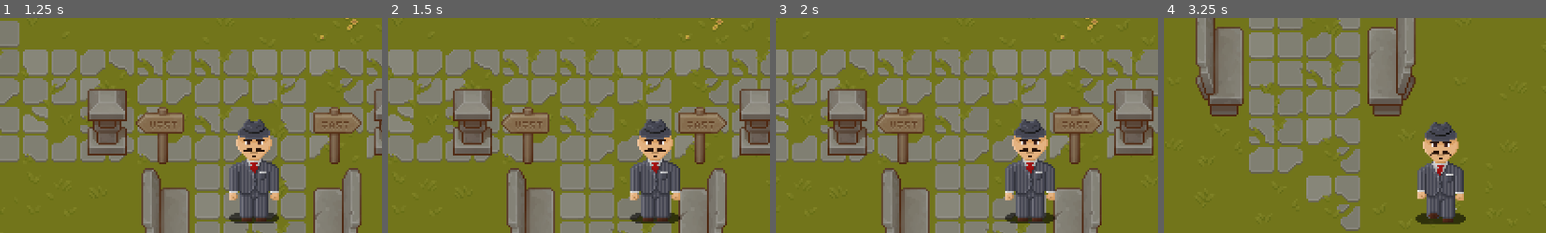
Above: before the commit, frames 1-4 (left to right).
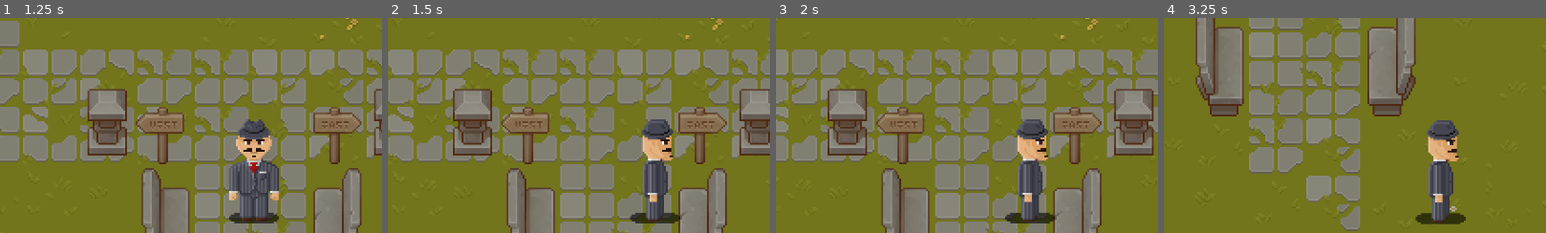
Above: after the commit, the same moments.

Repository: Goldstar32/TMMGame
Game: Godot game, scene res://Scenes/Menus/main_menu.tscn
Same seed, same stepped clock (60 frames per second), same inputs: the game is played once before the commit and once after it.
Inputs:
- Up to frame 1 (1.25 s): click "Start Game" at 0.5 s
- Up to frame 2 (1.5 s): hold D (right) from 1.28 s (still down)
- Up to frame 3 (2 s): keep holding D (right)
- Up to frame 4 (3.25 s): release D (right) at 2.03 s; hold S (down) 2.03-2.78 s; hold D (right) from 2.78 s (still down)
The pictures show only the part of the screen within x 17-67%, y 16-66%; the shares and areas given below are measured in that part.

Frame 1 is identical in both runs. In frame 2, 2.9% of the frame differs, in the area x 63-77%, y 47-95%; in frame 3, 2.8%; in frame 4, 2.8%.

Commit message:
Added idle_right animation

Diff:
--- a/Scenes/Testing/player.tscn
+++ b/Scenes/Testing/player.tscn
@@ -32,6 +32,22 @@
 "transitions": PackedFloat32Array(1),
 "update": 1,
 "values": [Vector2i(0, 0)]
+}
+
+[sub_resource type="Animation" id="Animation_b6uwf"]
+resource_name = "idle_up"
+length = 0.1
+tracks/0/type = "value"
+tracks/0/imported = false
+tracks/0/enabled = true
+tracks/0/path = NodePath("Sprite2D:frame_coords")
+tracks/0/interp = 1
+tracks/0/loop_wrap = true
+tracks/0/keys = {
+"times": PackedFloat32Array(0),
+"transitions": PackedFloat32Array(1),
+"update": 1,
+"values": [Vector2i(0, 1)]
 }
 
 [sub_resource type="Animation" id="Animation_cpij6"]
@@ -68,8 +84,8 @@
 "values": [Vector2i(0, 1), Vector2i(2, 1), Vector2i(3, 1), Vector2i(4, 1), Vector2i(5, 1), Vector2i(6, 1), Vector2i(7, 1)]
 }
 
-[sub_resource type="Animation" id="Animation_b6uwf"]
-resource_name = "idle_up"
+[sub_resource type="Animation" id="Animation_4w3mo"]
+resource_name = "idle_right"
 length = 0.1
 tracks/0/type = "value"
 tracks/0/imported = false
@@ -81,15 +97,34 @@
 "times": PackedFloat32Array(0),
 "transitions": PackedFloat32Array(1),
 "update": 1,
-"values": [Vector2i(0, 1)]
+"values": [Vector2i(0, 2)]
+}
+
+[sub_resource type="Animation" id="Animation_ogdj3"]
+resource_name = "walk_right"
+length = 0.7
+loop_mode = 1
+tracks/0/type = "value"
+tracks/0/imported = false
+tracks/0/enabled = true
+tracks/0/path = NodePath("Sprite2D:frame_coords")
+tracks/0/interp = 1
+tracks/0/loop_wrap = true
+tracks/0/keys = {
+"times": PackedFloat32Array(0),
+"transitions": PackedFloat32Array(1),
+"update": 1,
+"values": [Vector2i(0, 2)]
 }
 
 [sub_resource type="AnimationLibrary" id="AnimationLibrary_fh44g"]
 _data = {
 "RESET": SubResource("Animation_4wquc"),
 "idle_down": SubResource("Animation_uh3vl"),
+"idle_right": SubResource("Animation_4w3mo"),
 "idle_up": SubResource("Animation_b6uwf"),
 "walk_down": SubResource("Animation_cpij6"),
+"walk_right": SubResource("Animation_ogdj3"),
 "walk_up": SubResource("Animation_ftpnl")
 }
 
@@ -106,7 +141,7 @@
 texture = ExtResource("1_330hy")
 offset = Vector2(0, -32)
 hframes = 8
-vframes = 2
+vframes = 4
 
 [node name="AnimationPlayer" type="AnimationPlayer" parent="."]
 libraries = {
--- a/Scripts/Player/player.gd
+++ b/Scripts/Player/player.gd
@@ -15,7 +15,7 @@
 	else:
 		if velocity.y > 0: direction = "down"
 		elif velocity.x < 0: direction = "down" # actually left
-		elif velocity.x > 0: direction = "down" # actually right
+		elif velocity.x > 0: direction = "right"
 		elif velocity.y < 0: direction = "up"
 
 		animations.play("walk_" + direction)
Binary file changed: Assets/sprites/character-sprites/mafioso.png
Not shown: 1 places in Scenes/Testing/player.tscn that only renumber resources
